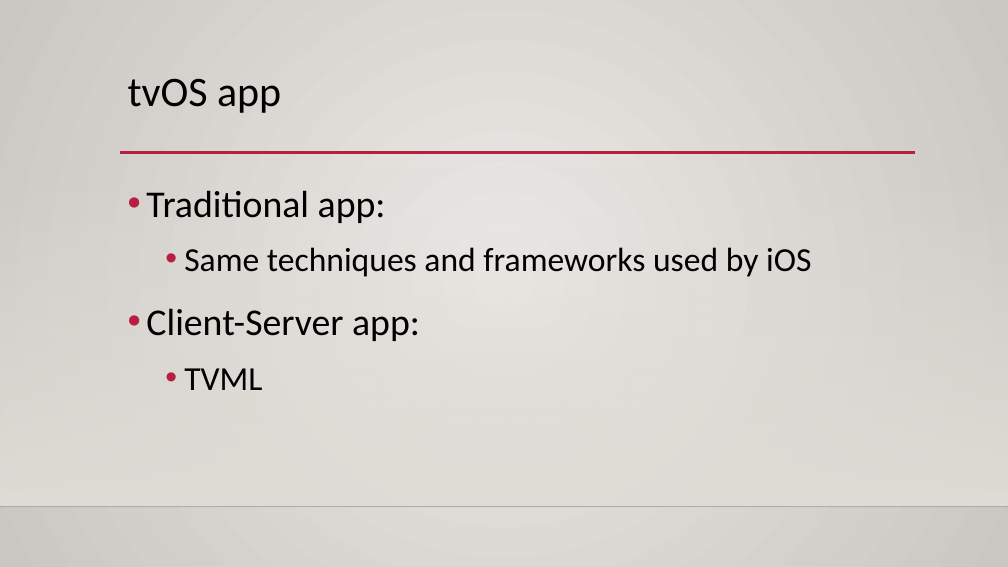
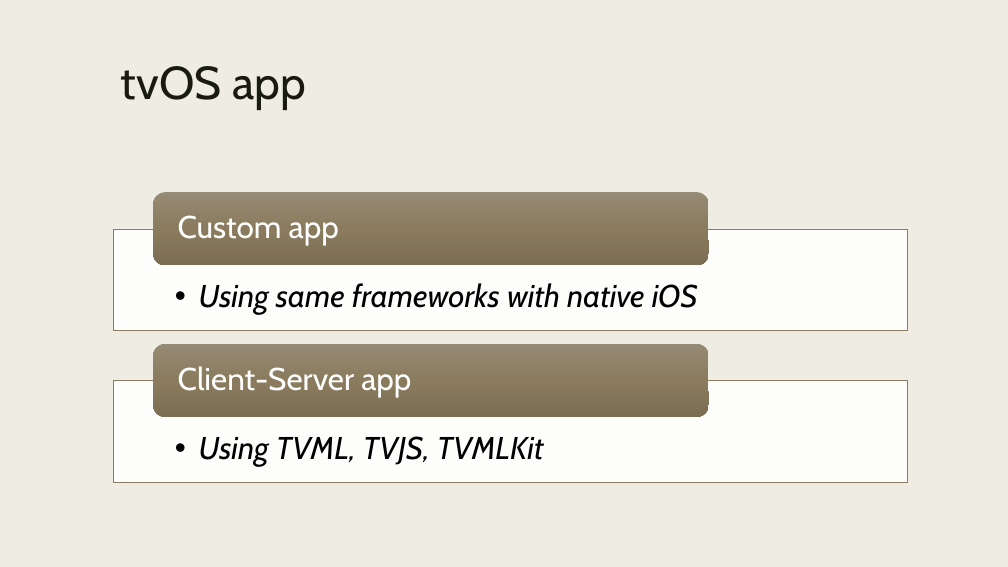
Before and after one commit to ThanhTurin/iOS-meetup-sg, a slide deck: slide 11 of Presentation.pptx. Drawn at 1008x567 pixels with LibreOffice and Linux fonts; fonts in the diff are those of the drawing; background and template pictures are left out. Boxes give left, top, right and bottom in pixels: in the first picture for what was removed or moved away, otherwise in the second. Text is boxed around its words. In the diff, an @@ line names an element or a change of style, - is before the commit and + after.

```diff
--- a/Presentation.pptx
+++ b/Presentation.pptx
@@ background gradient #ECEAE7 to #CAC7C1 to #EFEDE3 @@
@@ title "tvOS app" moved from (x1=128, y1=78, x2=281, y2=113) to (x1=121, y1=66, x2=306, y2=110) @@
@@ title "tvOS app" at (x1=121, y1=66, x2=306, y2=110): size 40 to 44 pt, font Calibri to Cabin, text colour #000000 to #191B0E; line spacing 0.9 to 0.89 @@
@@ rectangle removed at (x1=0, y1=167, x2=1008, y2=507) @@
@@ line removed from (120, 153) to (915, 153) @@
@@ text removed at (x1=146, y1=190, x2=811, y2=390) @@
-• Traditional app:
-  • Same techniques and frameworks used by iOS
-• Client-Server app:
-  • TVML
@@ group added at (x1=113, y1=192, x2=907, y2=482): 4 texts, 2 rectangles, 2 rounded rectangles @@
+  • Using same frameworks with native iOS
+Custom app
+  • Using TVML, TVJS, TVMLKit
+Client-Server app
@@ line removed from (0, 507) to (1008, 507) @@
```
Also in this commit, not shown: 12 other slides changed, 18 slides added, 10 slides removed.
